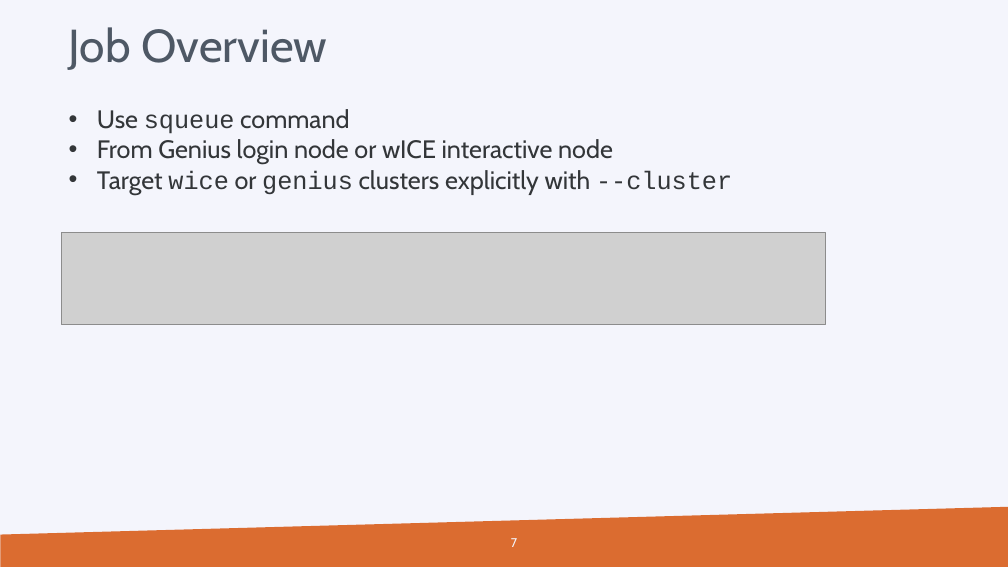
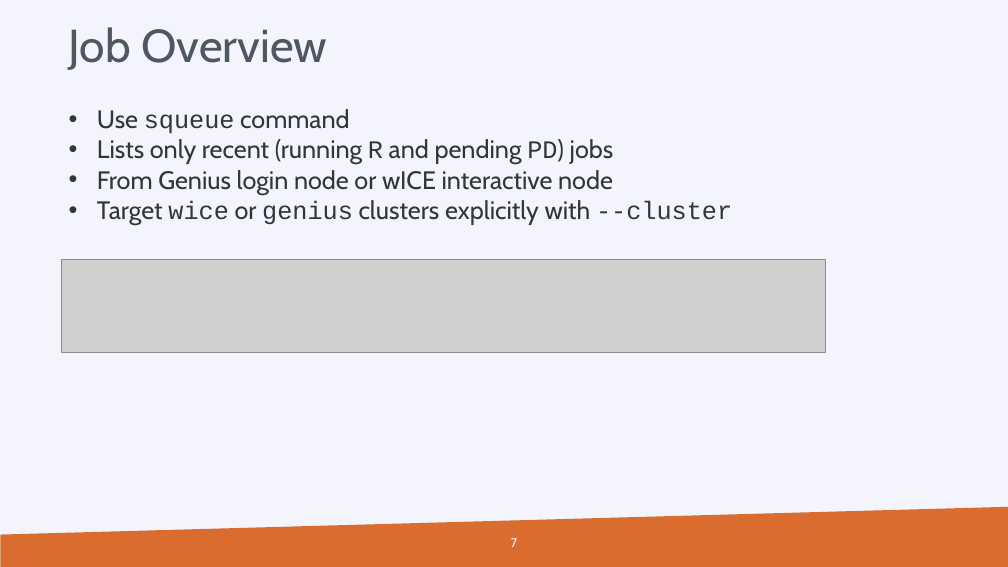
Before and after one commit to hpcleuven/Slurm-lunchbox, a slide deck: slide 7 of Slurm_Lunchbox.pptx. Drawn at 1008x567 pixels with LibreOffice and Linux fonts; fonts in the diff are those of the drawing; grey boxes stand for pictures; background and template pictures are left out. Boxes give left, top, right and bottom in pixels: in the first picture for what was removed or moved away, otherwise in the second. Text is boxed around its words. In the diff, an @@ line names an element or a change of style, - is before the commit and + after.

```diff
--- a/Slurm_Lunchbox.pptx
+++ b/Slurm_Lunchbox.pptx
@@ text at (97,139,614,165): paragraph added @@
+• Lists only recent (running R and pending PD) jobs
@@ picture: place and size @@
-picture at (61,233,827,325)
+picture at (61,260,827,352)
```
Also in this commit, not shown: 5 other slides changed, 1 slide added.
